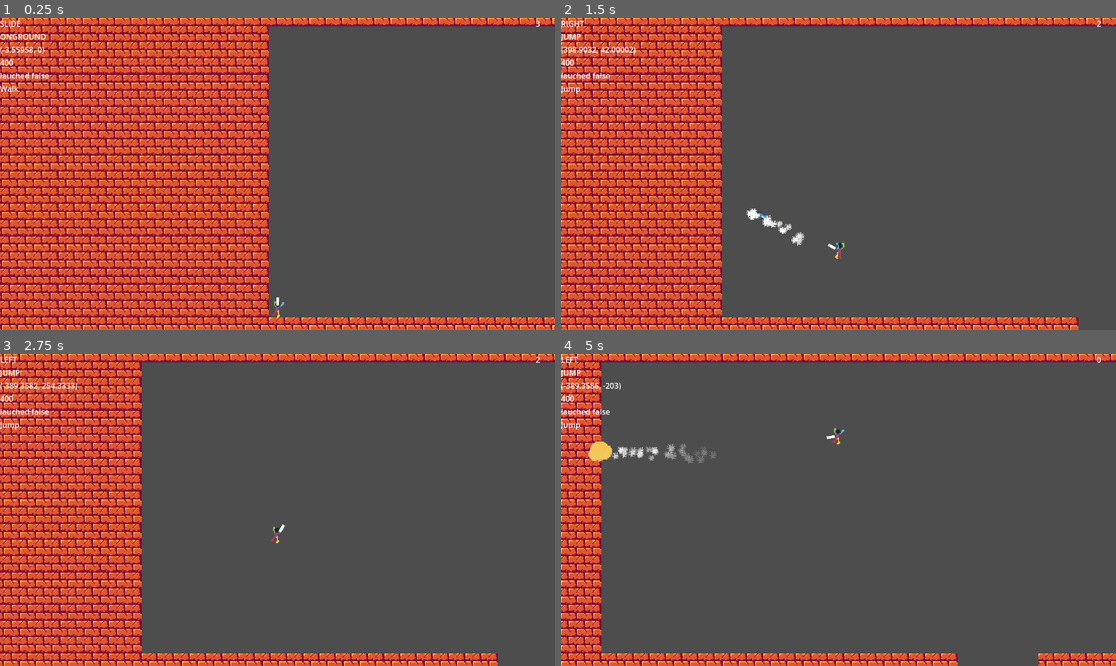
Above: before the commit, frames 1-4 (two rows, left to right).
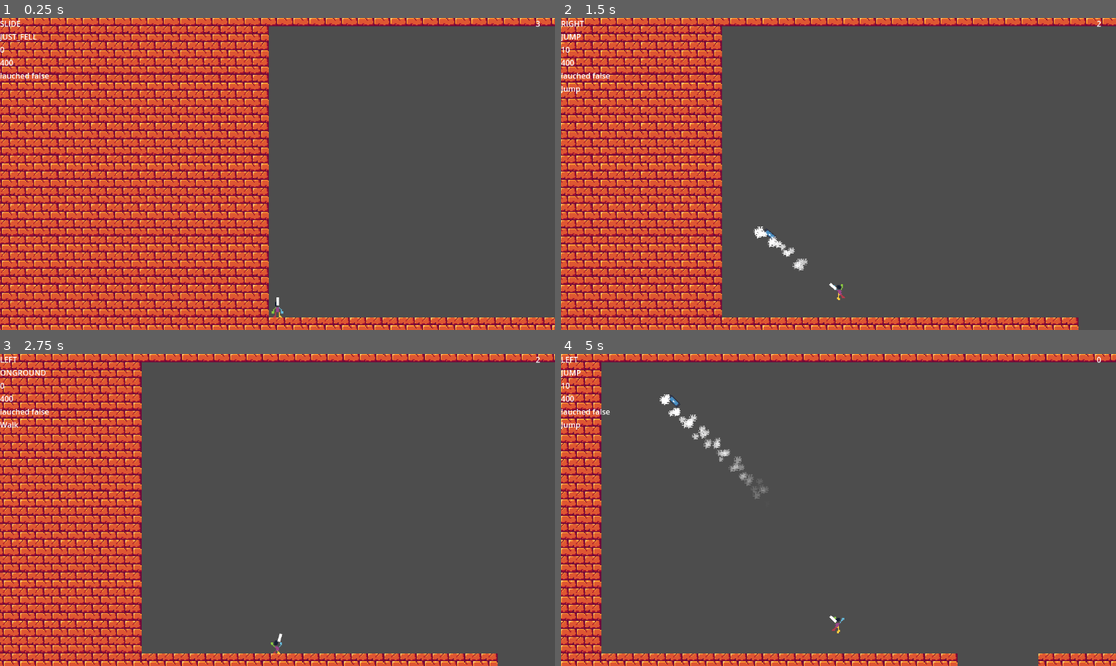
Above: after the commit, the same moments.

Repository: Shidoengie/unnamed-soldiertf2-game
Game: Godot game, scene res://Levels/TEST.tscn
The game is run twice, just before and just after one commit, with the same random seed, the same clock (stepped at 60 frames per second) and the same inputs. The engine's default icon, where the game draws it, is replaced by a stand-in: a white triangle on a blue panel in a dark square.
Inputs (mouse positions are in pixels of both pictures, inside the frame that each line leads up to):
- Up to frame 1 (0.25 s): no input
- Up to frame 2 (1.5 s): move the mouse to (960, 158) at 0.52 s; hold Right (MoveRight) from 0.53 s (still down); tap Space (Jump) at 0.6, 0.77, 1.07 s; move the mouse to (727, 189) at 1.27 s; click (727, 189) at 1.35 s
- Up to frame 3 (2.75 s): tap Space (Jump) at 1.52, 1.55, 1.82, 2.1 s; move the mouse to (333, 441) at 2.02 s; release Right (MoveRight) at 2.03 s; hold Left (MoveLeft) from 2.03 s (still down)
- Up to frame 4 (5 s): move the mouse to (810, 572) at 2.77 s; release Left (MoveLeft) at 2.78 s; hold Right (MoveRight) 2.78-4.28 s; click (810, 572) at 2.85 s; tap Space (Jump) at 3.02, 3.05, 3.32, 3.6, 3.77, 4.07, 4.52, 4.55, 4.82 s; move the mouse to (1005, 556) at 3.52 s; move the mouse to (672, 463) at 4.27 s; hold Left (MoveLeft) from 4.28 s (still down); click (672, 463) at 4.35 s

The runs differ from the first frame. In frame 1, 0.3% of the frame differs, in the area x 0-52%, y 5-96%; in frame 2, 0.8%; in frame 3, 0.4%; in frame 4, 1.4%, in the area x 0-52%, y 4-90%.

Commit message:
added coyote!

Diff:
--- a/Scenes/Player/Player.gd
+++ b/Scenes/Player/Player.gd
@@ -9,7 +9,7 @@
 @onready var bullet = preload("res://Scenes/Rocket/Rocket.tscn")
 @onready var ReloadTimer = $ReloadTimer as Timer
 @onready var CoyoteTimer = $CoyoteTimer as Timer
-# Get the gravity from the project settings to be synced with RigidBody nodes.
+
 var gravity = ProjectSettings.get_setting("physics/2d/default_gravity")
 @export var jumpForce = 300
 @export var walkSpeed = 400.0
@@ -22,11 +22,14 @@
 var maxAmmo = 3
 var canJump = true
 
+@export var coyote_max = 5
+var coyote = 0
+
 const AnimStates = {  RESET = "RESET", WALK = "Walk", JUMP = "Jump", LAND = "Land", FALL = "Fall"}
-var CUR_AnimState = 0
+var CUR_AnimState = ""
 enum MoveStates {LEFT,RIGHT,SLIDE,STOPED}
 var CUR_MoveState = 0
-enum GroundStates {FALL,JUMP,JUST_JUMP,LAND,ONGROUND}
+enum GroundStates {JUST_FELL,FALL,JUMP,JUST_JUMP,LAND,ONGROUND}
 var CUR_GroundState = 0
 var state = 0
 var animState = 0
@@ -38,23 +41,32 @@
 func _physics_process(delta):
 	if not is_on_floor():
 		velocity.y += gravity * delta
+		if coyote >= coyote_max:
+			canJump = false
+			coyote = coyote_max
+		else:
+			coyote += 1
+	else:
+		coyote = 0
+		canJump = true
 	$Marker2d.look_at(get_global_mouse_position())
 
 	GUI.groundstate = GroundStates.keys()[CUR_GroundState]
 	GUI.movestate = MoveStates.keys()[CUR_MoveState]
 	GUI.walkspeed = walkSpeed
-	GUI.vel = velocity
+	GUI.vel = coyote
 	GUI.lauched = launched
 	GUI.ammo = ammo
 	GUI.canjump = CUR_AnimState
 	_stateChecks()
-	_stateMachines()
+	_stateMachines(delta)
 	move_and_slide()
-func _stateMachines() -> void:
+func _stateMachines(delta) -> void:
 	if (CUR_GroundState == GroundStates.FALL or CUR_GroundState == GroundStates.JUMP) and is_on_floor():
 		CUR_GroundState = GroundStates.LAND
 
 	match CUR_MoveState:
+
 		MoveStates.LEFT:
 			$Sprite2d.flip_h = true
 			if launched:
@@ -69,14 +81,19 @@
 
 		MoveStates.SLIDE:
 			velocity.x = lerp(velocity.x,0.0,0.5)
+
 	match CUR_GroundState:
+
 		GroundStates.JUST_JUMP:
 			velocity.y = -jumpForce
 			CUR_GroundState = GroundStates.JUMP
 			CUR_AnimState = AnimStates.JUMP
+			ReloadTimer.stop()
 
 		GroundStates.FALL:
 			CUR_AnimState = AnimStates.FALL
+			ReloadTimer.stop()
+
 
 		GroundStates.FALL or GroundStates.JUMP:
 			if is_on_floor():
@@ -86,9 +103,11 @@
 		GroundStates.LAND:
 			CUR_GroundState = GroundStates.ONGROUND
 			ReloadTimer.start()
+			canJump = true
 			CUR_AnimState = AnimStates.LAND
 
 		GroundStates.ONGROUND:
+			canJump = true
 			if not is_on_floor():
 				CUR_GroundState = GroundStates.FALL
 			launched = false
@@ -96,10 +115,14 @@
 				CUR_AnimState = AnimStates.WALK
 			else:
 				CUR_AnimState = AnimStates.RESET
+
+
+
 	BodyAnimState.travel(CUR_AnimState)
+
 func _stateChecks() -> void:
 
-	if Input.is_action_just_pressed("Jump"):
+	if Input.is_action_just_pressed("Jump") and canJump:
 		CUR_GroundState = GroundStates.JUST_JUMP
 
 	if Input.is_action_just_pressed("Shoot") and canShoot:
--- a/Scenes/Player/Player.tscn
+++ b/Scenes/Player/Player.tscn
@@ -334,9 +334,7 @@
 collision_mask = 7
 script = ExtResource("1_3x8r0")
 jumpForce = 350
-
-[node name="CoyoteTimer" type="Timer" parent="."]
-one_shot = true
+coyote_max = 10
 
 [node name="ReloadTimer" type="Timer" parent="."]
 wait_time = 0.5
@@ -389,7 +387,10 @@
 active = true
 parameters/playback = SubResource("AnimationNodeStateMachinePlayback_xv574")
 
-[connection signal="timeout" from="CoyoteTimer" to="." method="_on_coyote_timer_timeout"]
+[node name="CoyoteTimer" type="Timer" parent="."]
+one_shot = true
+
 [connection signal="timeout" from="ReloadTimer" to="." method="_on_reload_timer_timeout"]
 [connection signal="animation_finished" from="GunAnim" to="." method="_on_gun_anim_animation_finished"]
 [connection signal="animation_started" from="GunAnim" to="." method="_on_gun_anim_animation_started"]
+[connection signal="timeout" from="CoyoteTimer" to="." method="_on_coyote_timer_timeout"]
